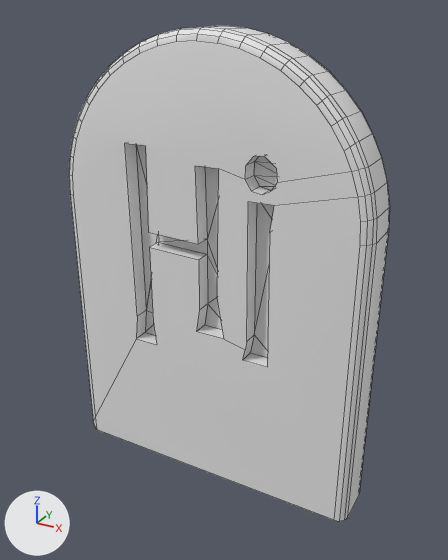
An edit to the Blender file Assets/Models/Environment.blend, drawn before and after from the same camera.
Both versions are drawn from a 50 mm camera at (1.75, -3.05, 2.64) aimed at (0.07, 0.01, 1.11). Arrows for +X, +Y and +Z are at lower left; the lights stay in place. Mesh edges are drawn as thin lines.

The scene before the commit, as lines of its bpy script (objects in view):
```python
me_circle_009 = bpy.data.meshes.new('Circle.009')
me_circle_009.from_pydata(...)  # 253 vertices, 220 faces; spans x -1.0..1.0, y -1.81..1.0, z -0.18..0.15
me_circle_009.polygons.foreach_set('use_smooth', [True] * 220)
ob_tomb1 = bpy.data.objects.new('Tomb1', me_circle_009)
ob_tomb1.location = (0.0, 0.0, 1.546)
ob_tomb1.rotation_euler = (1.571, 0.0, 0.0)  # degrees (90, 0, 0)
```
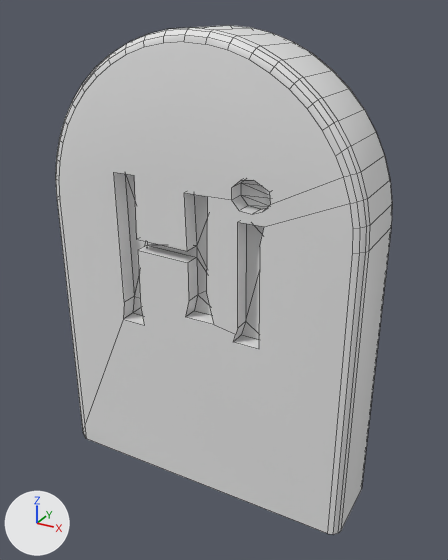
Location of each change, (x1, y1, x2, y2) in pixels of the pictures (448 x 560 px):
'Tomb1', reshaped, moved, turned: before (69, 26, 390, 521); after (56, 25, 392, 534)

The edits, one by one:
me_circle_009 is used by ob_tomb1; location (0.0, 0.0, 1.546); rotation (1.571, 0.0, 0.0), in degrees (90, 0, 0).
me_circle_009 had 253 vertices, 220 faces and spanned x -1.0..1.0, y -1.81..1.0, z -0.18..0.15.
me_circle_009 now has 253 vertices, 220 faces and spans x -1.0..1.0, y -0.28..0.24, z -0.27..2.55.
me_circle_009 part 1: 253 of 253 vertices moved; they spanned x -1.0..1.0, y -1.81..1.0, z -0.18..0.15 and now span x -1.0..1.0, y -0.28..0.24, z -0.27..2.55; mean shift (0.0, -0.36, 1.78); largest move (0.0, 0.99, -0.17) -> (0.0, 0.23, 2.53).
Object 'Tomb1' (ob_tomb1) turns from (90, 0, 0) to (0, 0, 0) degrees about x, y and z.
Object 'Tomb1' (ob_tomb1) moves from (0.0, 0.0, 1.546) to (0.0, 0.0, 0.0).
